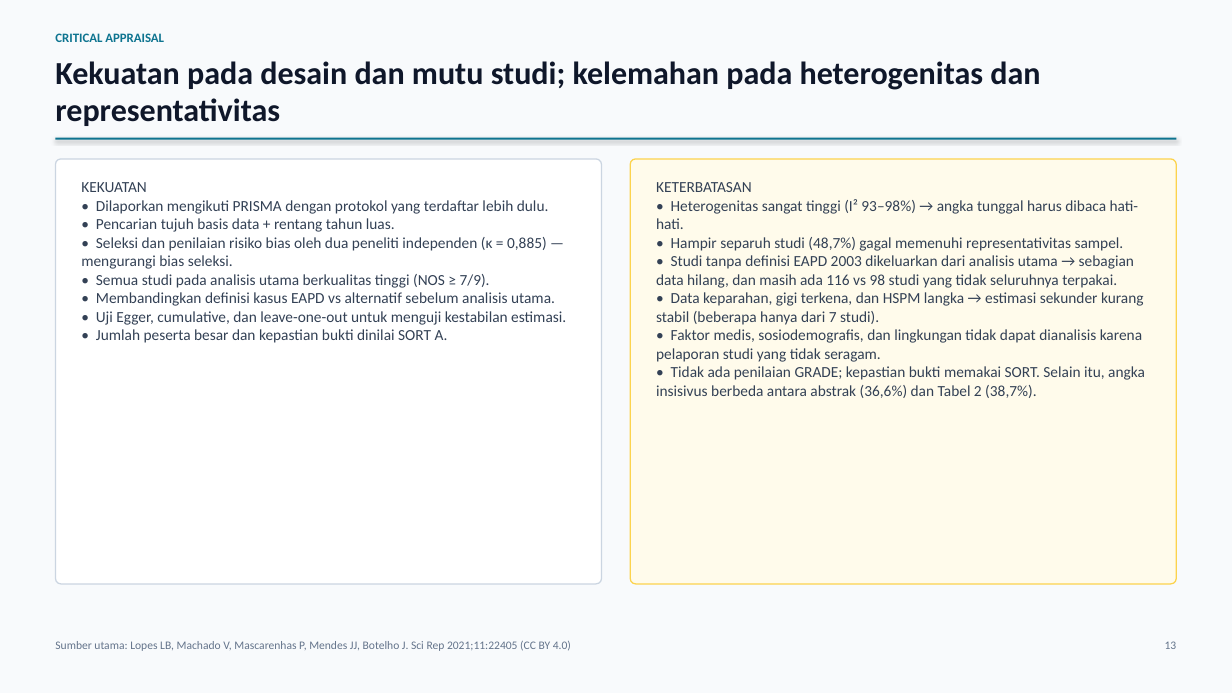
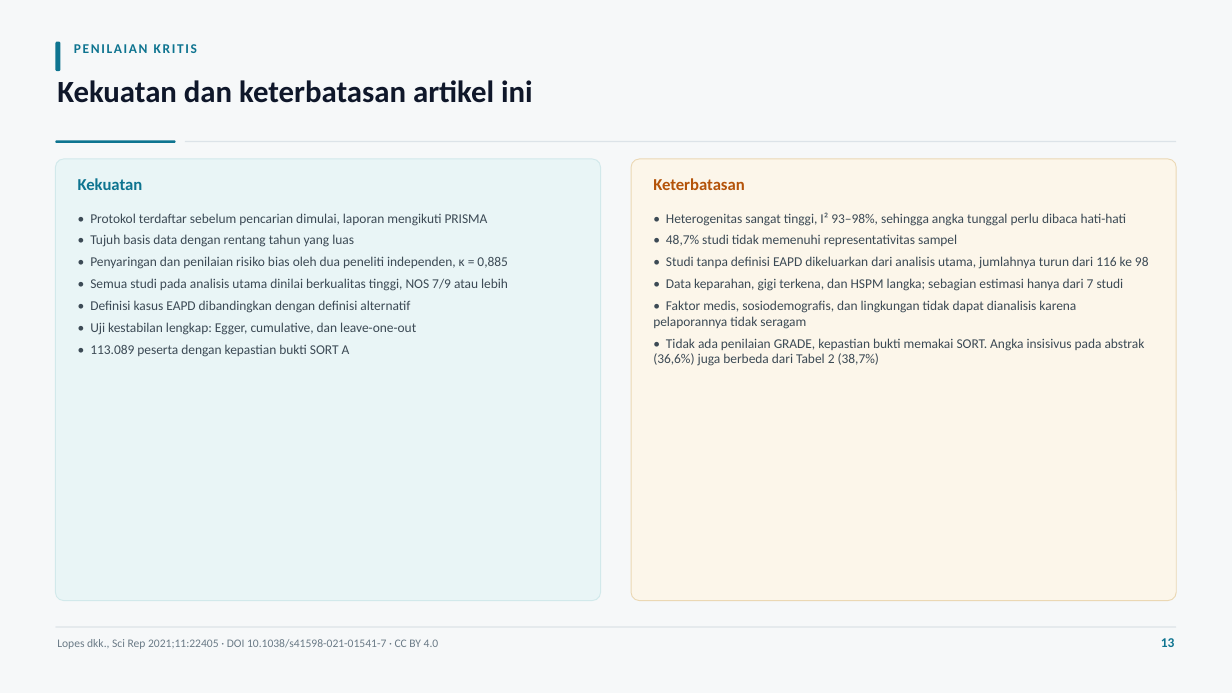
Before and after one commit to maskchanel14-source/agents, a slide deck: slide 13 of research/pediatric-dentistry-2021-2026/deck-mih-lopes-2021/Presentasi-Jurnal-MIH-Lopes-2021.pptx. Drawn at 1232x693 pixels with LibreOffice and Linux fonts; fonts in the diff are those of the drawing. Boxes give left, top, right and bottom in pixels: in the first picture for what was removed or moved away, otherwise in the second. Text is boxed around its words. In the diff, an @@ line names an element or a change of style, - is before the commit and + after.

```diff
--- a/research/pediatric-dentistry-2021-2026/deck-mih-lopes-2021/Presentasi-Jurnal-MIH-Lopes-2021.pptx
+++ b/research/pediatric-dentistry-2021-2026/deck-mih-lopes-2021/Presentasi-Jurnal-MIH-Lopes-2021.pptx
@@ rectangle at (0,0,1232,693): fill #F8FAFC to #F6F8F9 @@
@@ text removed at (55,33,164,42) @@
-CRITICAL APPRAISAL
@@ rounded rectangle added at (55,42,61,71), fill #0E7490 @@
@@ text added at (74,44,197,53), 10.5 pt, text #0E7490, bold @@
+PENILAIAN KRITIS
@@ text at (57,80,533,103): text changed; size 25 to 24 pt @@
-Kekuatan pada desain dan mutu studi; kelemahan pada heterogenitas dan representativitas
+Kekuatan dan keterbatasan artikel ini
@@ line removed from (55, 139) to (1177, 139) @@
@@ rounded rectangle added at (55,140,176,143), fill #0E7490 @@
@@ rounded rectangle added at (185,140,1177,141), fill #DCE3E8 @@
@@ rounded rectangle: place and size @@
-rounded rectangle at (55,159,602,584)
+rounded rectangle at (55,159,601,601)
@@ rounded rectangle at (55,159,601,601): fill #FFFFFF to #E9F5F6; outline #CBD5E1 1 pt to #D2E9EB 0.75 pt; proportions changed @@
@@ text added at (78,178,143,190), 13 pt, text #0E7490, bold @@
+Kekuatan
@@ rounded rectangle: place and size @@
-rounded rectangle at (630,159,1177,584)
+rounded rectangle at (631,159,1177,601)
@@ rounded rectangle at (631,159,1177,601): fill #FFFBEB to #FCF6EA; outline #FCD34D 1 pt to #EBD8B4 0.75 pt; proportions changed @@
@@ text added at (653,178,745,190), 13 pt, text #B45309, bold @@
+Keterbatasan
@@ text at (90,213,508,357): text changed; size 12 to 10.5 pt; text colour #334155 to #3C4A55 @@
-KEKUATAN
-• Dilaporkan mengikuti PRISMA dengan protokol yang terdaftar lebih dulu.
-• Pencarian tujuh basis data + rentang tahun luas.
-• Seleksi dan penilaian risiko bias oleh dua peneliti independen (κ = 0,885) — mengurangi bias seleksi.
-• Semua studi pada analisis utama berkualitas tinggi (NOS ≥ 7/9).
-• Membandingkan definisi kasus EAPD vs alternatif sebelum analisis utama.
-• Uji Egger, cumulative, dan leave-one-out untuk menguji kestabilan estimasi.
-• Jumlah peserta besar dan kepastian bukti dinilai SORT A.
+• Protokol terdaftar sebelum pencarian dimulai, laporan mengikuti PRISMA
+• Tujuh basis data dengan rentang tahun yang luas
+• Penyaringan dan penilaian risiko bias oleh dua peneliti independen, κ = 0,885
+• Semua studi pada analisis utama dinilai berkualitas tinggi, NOS 7/9 atau lebih
+• Definisi kasus EAPD dibandingkan dengan definisi alternatif
+• Uji kestabilan lengkap: Egger, cumulative, dan leave-one-out
+• 113.089 peserta dengan kepastian bukti SORT A
@@ text at (653,212,1149,366): text changed; size 12 to 10.5 pt; text colour #334155 to #3C4A55 @@
-KETERBATASAN
-• Heterogenitas sangat tinggi (I² 93–98%) → angka tunggal harus dibaca hati-hati.
-• Hampir separuh studi (48,7%) gagal memenuhi representativitas sampel.
-• Studi tanpa definisi EAPD 2003 dikeluarkan dari analisis utama → sebagian data hilang, dan masih ada 116 vs 98 studi yang tidak seluruhnya terpakai.
-• Data keparahan, gigi terkena, dan HSPM langka → estimasi sekunder kurang stabil (beberapa hanya dari 7 studi).
-• Faktor medis, sosiodemografis, dan lingkungan tidak dapat dianalisis karena pelaporan studi yang tidak seragam.
-• Tidak ada penilaian GRADE; kepastian bukti memakai SORT. Selain itu, angka insisivus berbeda antara abstrak (36,6%) dan Tabel 2 (38,7%).
+• Heterogenitas sangat tinggi, I² 93–98%, sehingga angka tunggal perlu dibaca hati-hati
+• 48,7% studi tidak memenuhi representativitas sampel
+• Studi tanpa definisi EAPD dikeluarkan dari analisis utama, jumlahnya turun dari 116 ke 98
+• Data keparahan, gigi terkena, dan HSPM langka; sebagian estimasi hanya dari 7 studi
+• Faktor medis, sosiodemografis, dan lingkungan tidak dapat dianalisis karena pelaporannya tidak seragam
+• Tidak ada penilaian GRADE, kepastian bukti memakai SORT. Angka insisivus pada abstrak (36,6%) juga berbeda dari Tabel 2 (38,7%)
@@ rounded rectangle added at (55,627,1177,628), fill #DCE3E8 @@
@@ text at (57,639,439,649): text changed; text colour #64748B to #6B7B87 @@
-Sumber utama: Lopes LB, Machado V, Mascarenhas P, Mendes JJ, Botelho J. Sci Rep 2021;11:22405 (CC BY 4.0)
+Lopes dkk., Sci Rep 2021;11:22405 · DOI 10.1038/s41598-021-01541-7 · CC BY 4.0
@@ text "13" at (1161,638,1175,647): size 9 to 10.5 pt, text colour #64748B to #0E7490, bold on @@
```
Also in this commit, not shown: 12 other slides changed, 2 slides added, 2 slides removed, 28 other files.
